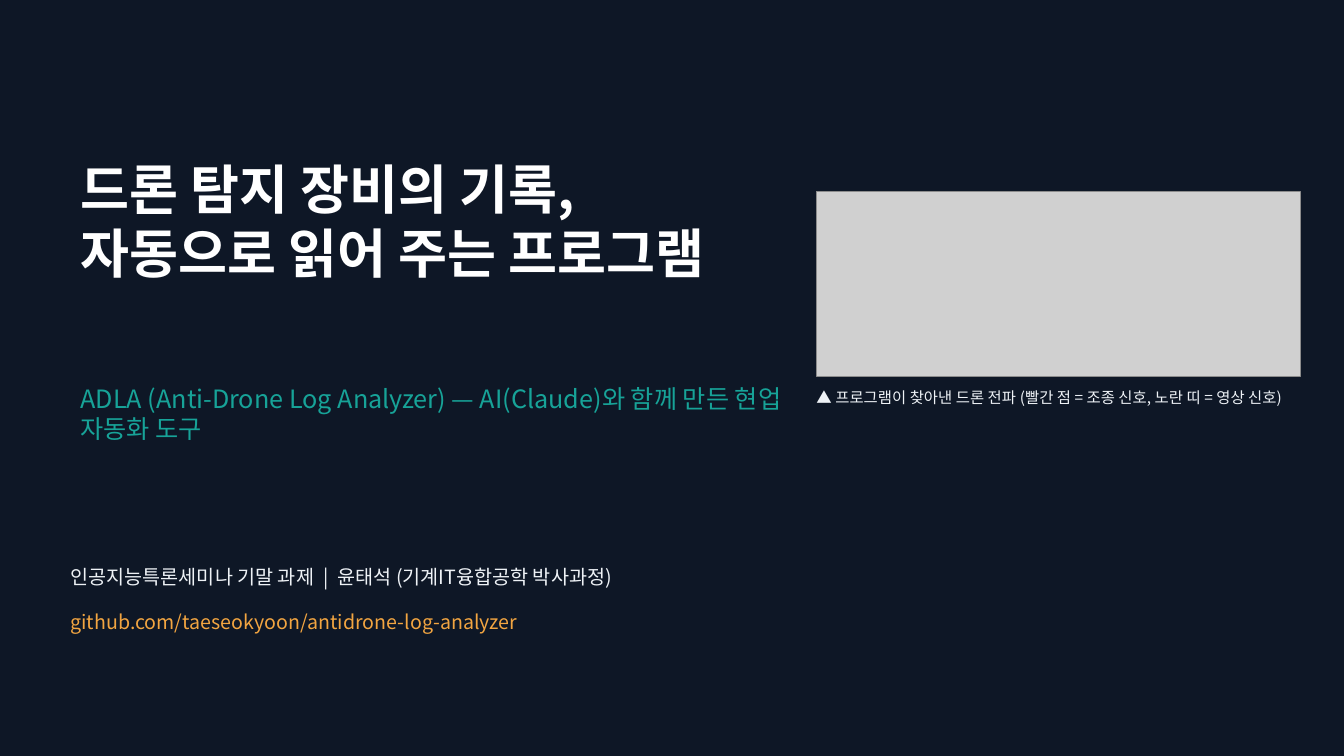
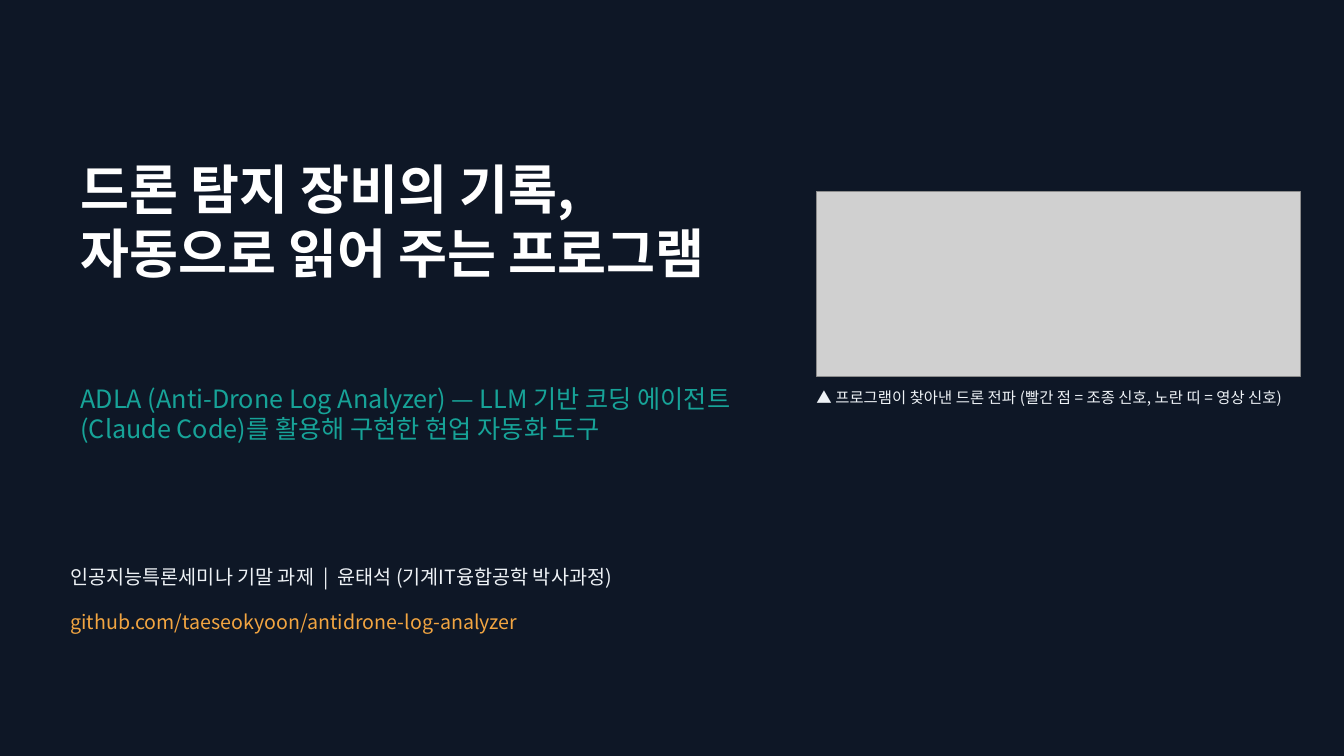
Before and after one commit to taeseokyoon/antidrone-log-analyzer, a slide deck: slide 1 of docs/ADLA_presentation.pptx. Drawn at 1344x756 pixels with LibreOffice and Linux fonts; fonts in the diff are those of the drawing; grey boxes stand for pictures. Boxes give left, top, right and bottom in pixels: in the first picture for what was removed or moved away, otherwise in the second. Text is boxed around its words. In the diff, an @@ line names an element or a change of style, - is before the commit and + after.

```diff
--- a/docs/ADLA_presentation.pptx
+++ b/docs/ADLA_presentation.pptx
@@ text at [80,387,731,443]: text changed @@
-ADLA (Anti-Drone Log Analyzer) — AI(Claude)와 함께 만든 현업 자동화 도구
+ADLA (Anti-Drone Log Analyzer) — LLM 기반 코딩 에이전트(Claude Code)를 활용해 구현한 현업 자동화 도구
```
Also in this commit, not shown: 3 other slides changed, 2 other files.
